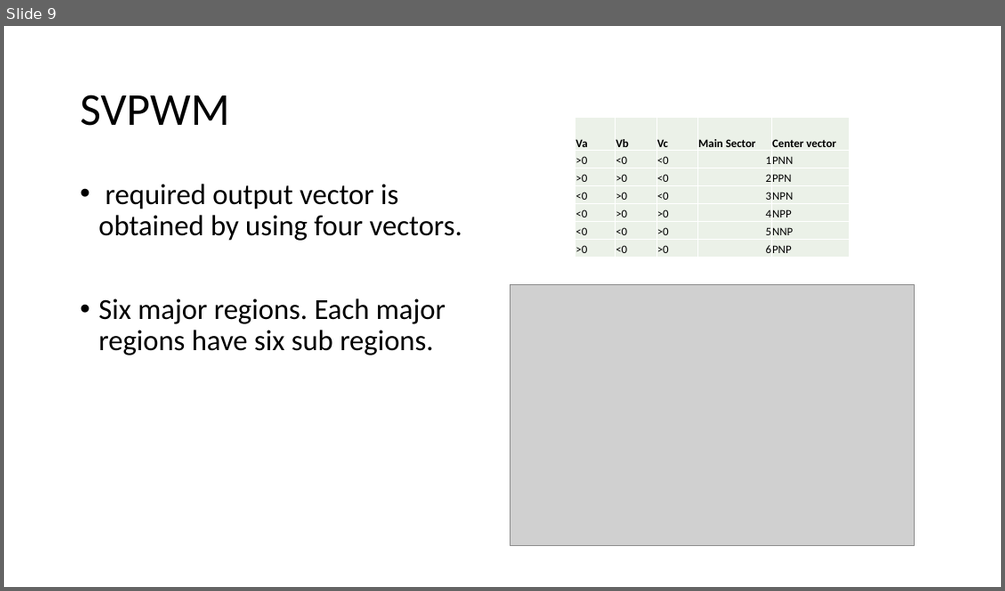
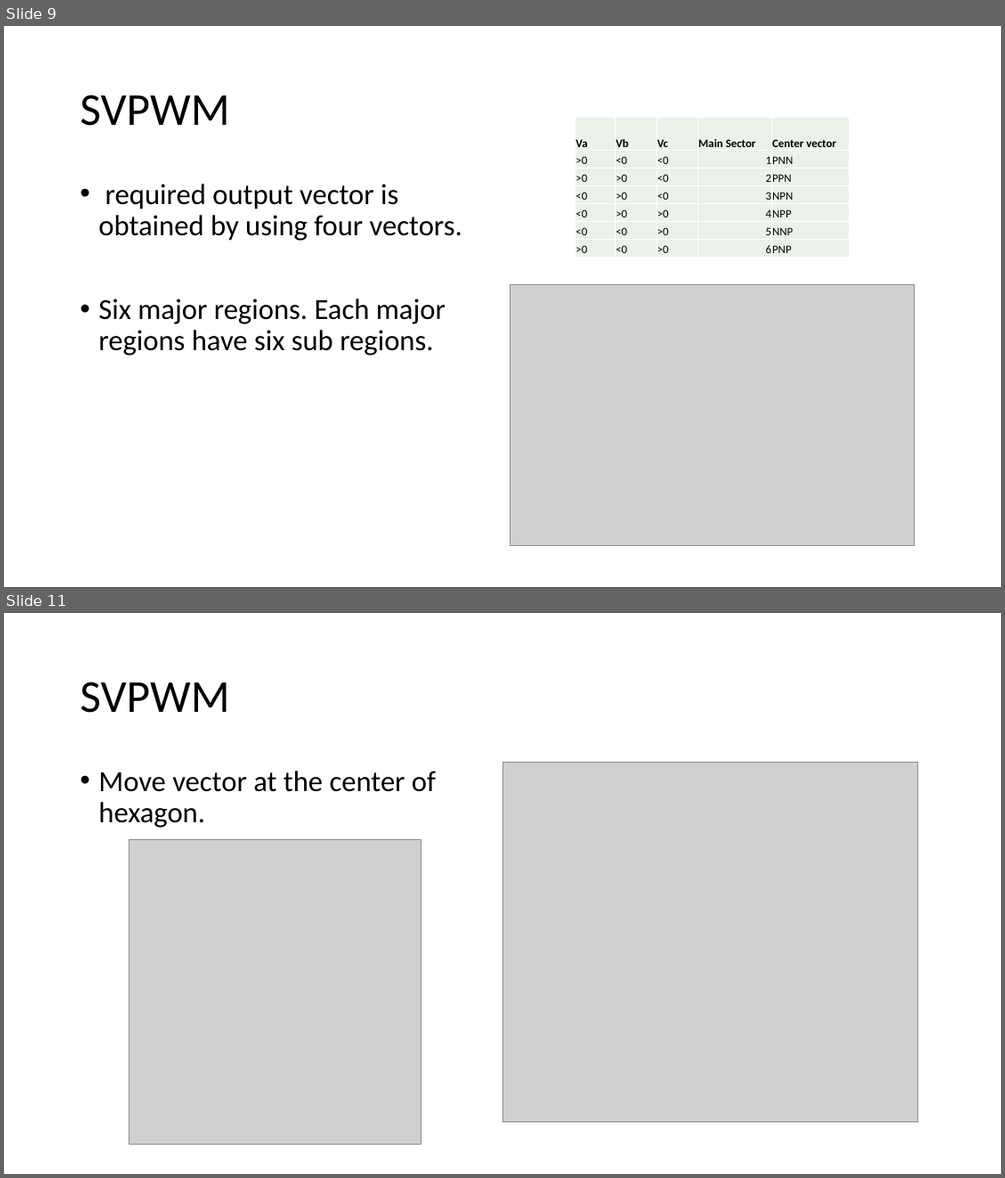
Before and after one commit to ahmetcan-akuz/Thesis, a slide deck: Reports/3-Level NPC Inverter Structure.pptx. Shown one above the other, each under a label of ours: slide 9 before the commit, slides 9 and 11 after it; the slides between them are not shown. The pictures are 1005x591 and 1005x1178 pixels, drawn with LibreOffice and Linux fonts; fonts in the diff are those of the drawing; grey boxes stand for pictures. Boxes give left, top, right and bottom in pixels: in the first picture for what was removed or moved away, otherwise in the second. Text is boxed around its words. In the diff, an @@ line names an element or a change of style, - is before the commit and + after.

Commit message:
SVPWM complete

```diff
--- a/Reports/3-Level NPC Inverter Structure.pptx
+++ b/Reports/3-Level NPC Inverter Structure.pptx
@@ slide 11 added at (x1=4, y1=613, x2=1001, y2=1174), background #FFFFFF @@
@@ title added at (x1=80, y1=682, x2=229, y2=713), 44 pt, text #000000 @@
+SVPWM
@@ text added at (x1=98, y1=771, x2=436, y2=827), 28 pt, text #000000 @@
+• Move vector at the center of hexagon.
@@ picture added at (x1=502, y1=763, x2=918, y2=1122) @@
@@ picture added at (x1=129, y1=840, x2=421, y2=1144) @@
```
Also in this commit, not shown: 2 slides changed, 1 other slide added, 3 other files.
